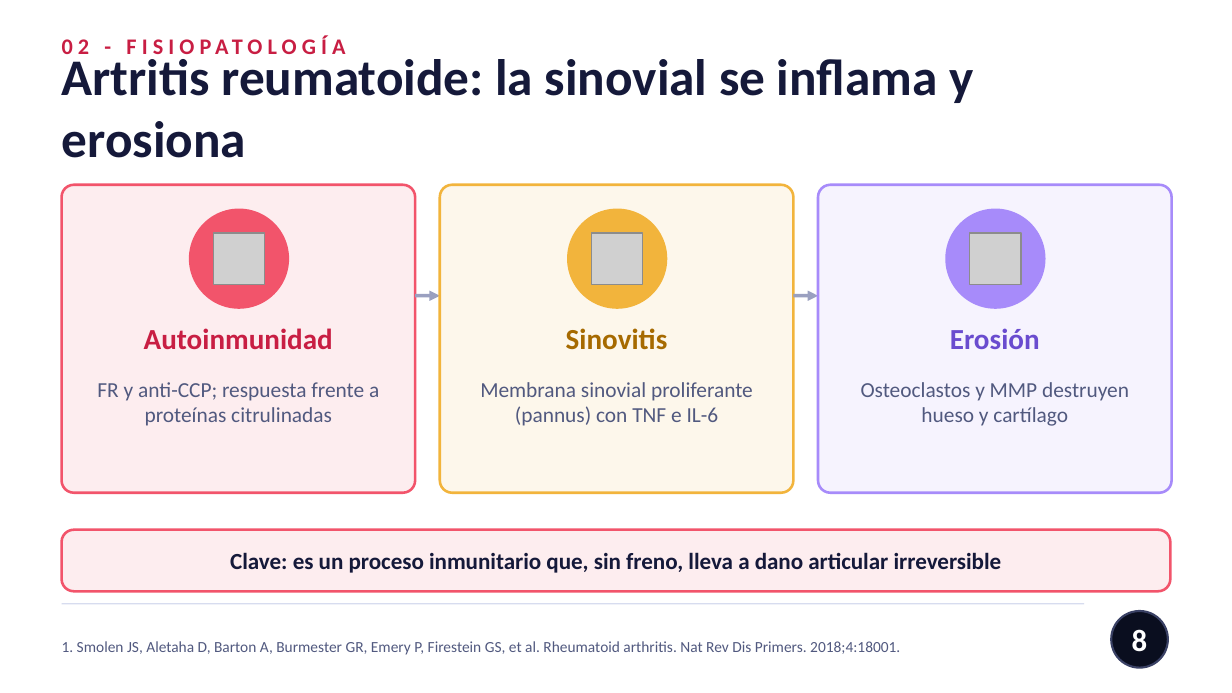
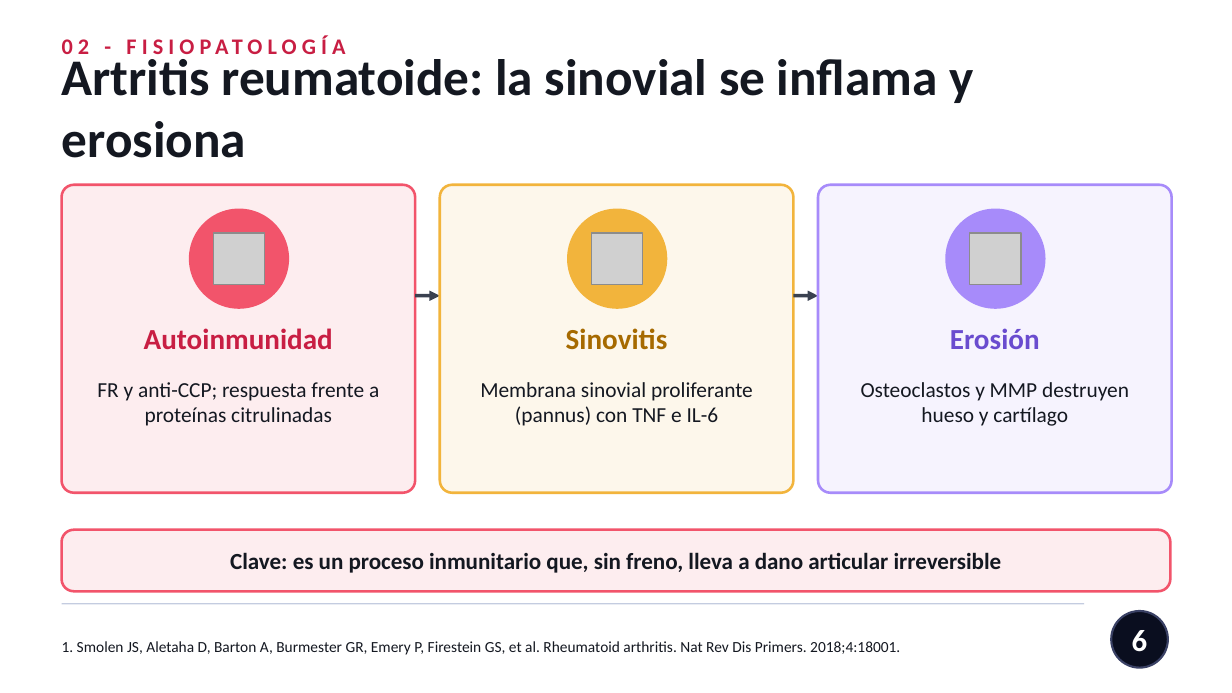
Before and after one commit to nestor120512/nes, a slide deck: slide 6 of Dx_AR_vs_artrosis.pptx (slide 8 before the commit). Drawn at 1232x693 pixels with LibreOffice and Linux fonts; fonts in the diff are those of the drawing; grey boxes stand for pictures. Boxes give left, top, right and bottom in pixels: in the first picture for what was removed or moved away, otherwise in the second. Text is boxed around its words. In the diff, an @@ line names an element or a change of style, - is before the commit and + after.

```diff
--- a/Dx_AR_vs_artrosis.pptx
+++ b/Dx_AR_vs_artrosis.pptx
@@ text "Artritis reumatoide: la sinovial se ..." at bbox=[62, 53, 973, 158]: text colour #15193A to #141821 @@
@@ arrow (415, 296) - (440, 296): stroke #9AA0C0 2 pt to #3A4150 2 pt @@
@@ arrow (793, 296) - (818, 296): stroke #9AA0C0 2 pt to #3A4150 2 pt @@
@@ text colour #51597F to #141821 in 4 elements at bbox=[62, 641, 900, 655], bbox=[97, 382, 379, 426], bbox=[480, 382, 753, 426], bbox=[861, 382, 1129, 426] @@
@@ text "Clave: es un proceso inmunitario ..." at bbox=[230, 552, 1002, 573]: text colour #15193A to #141821 @@
@@ line (62, 604) - (1084, 604): stroke #D7DCEF 0.75 pt to #C4CCE0 0.75 pt @@
@@ page number at bbox=[1132, 630, 1148, 652]: text changed @@
-8
+6
```
Also in this commit, not shown: 28 other slides changed, 3 slides added, 8 slides removed.
